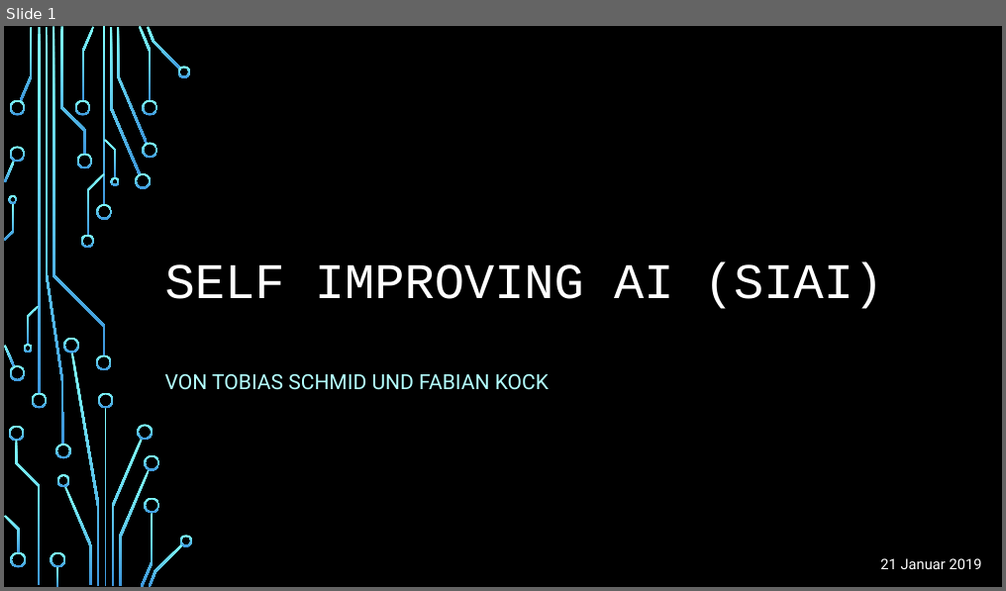
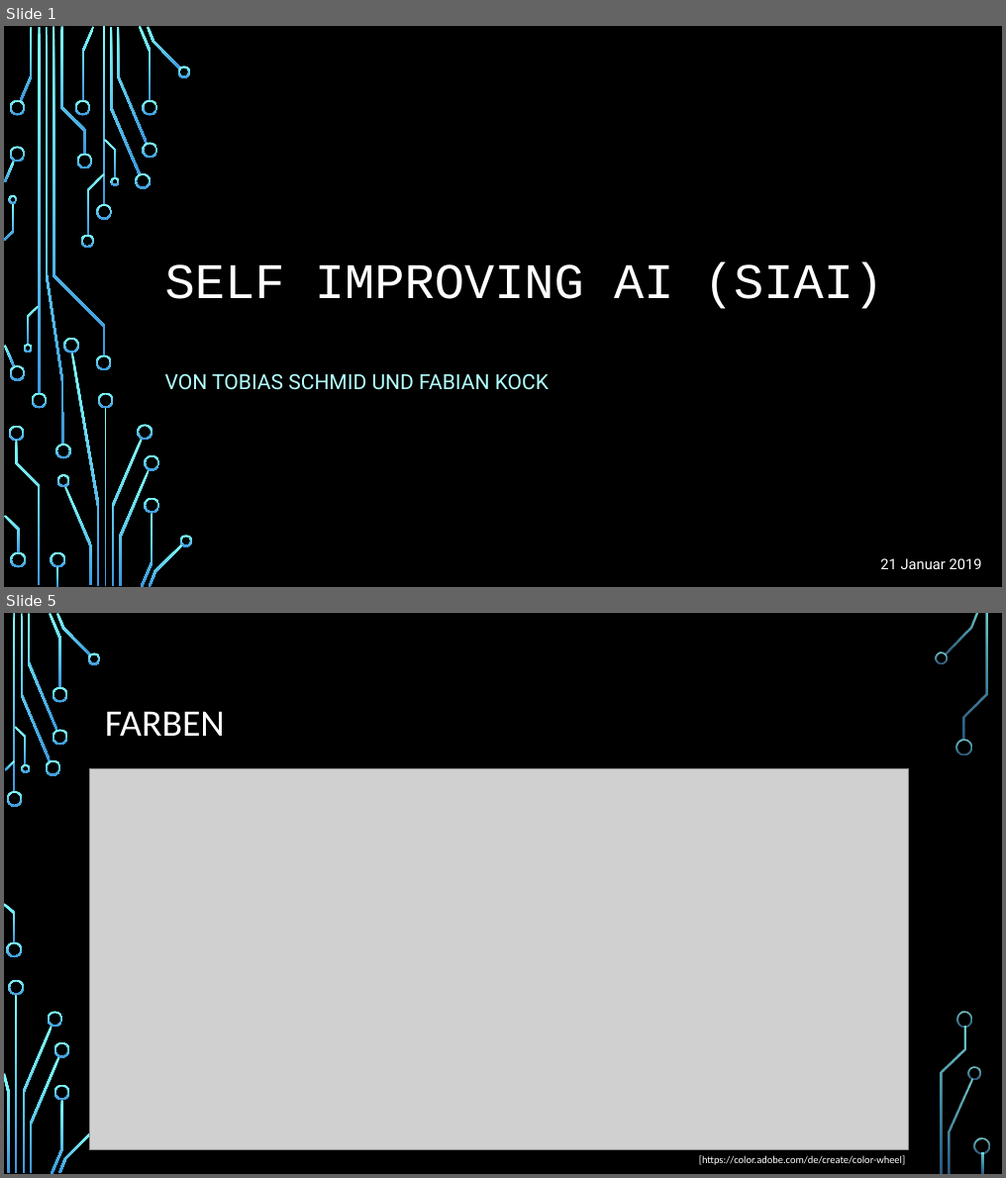
Before and after one commit to fabiankock/SiAI, a slide deck: Präsentationen/Finale_präsentation/siai_endpräsentation.pptx. Shown one above the other, each under a label of ours: slide 1 before the commit, slides 1 and 5 after it; the slides between them are not shown. The pictures are 1006x591 and 1006x1178 pixels, drawn with LibreOffice and Linux fonts; fonts in the diff are those of the drawing; grey boxes stand for pictures; background and template pictures are left out. Boxes give left, top, right and bottom in pixels: in the first picture for what was removed or moved away, otherwise in the second. Text is boxed around its words. In the diff, an @@ line names an element or a change of style, - is before the commit and + after.

```diff
--- a/Präsentationen/Finale_präsentation/siai_endpräsentation.pptx
+++ b/Präsentationen/Finale_präsentation/siai_endpräsentation.pptx
@@ slide 5 added at [4,613,1002,1174], background picture (left out) @@
@@ title added at [105,711,225,736], 36 pt, text #FFFFFF @@
+FARBEN
@@ picture added at [90,768,909,1150] @@
@@ text added at [699,1156,905,1165], 10 pt, text #FFFFFF @@
+[https://color.adobe.com/de/create/color-wheel]
@@ group added at [4,613,990,1174]: 33 freeform shapes, 3 rectangles @@
```
Also in this commit, not shown: 1 slide changed, 3 other slides added, 3 other files.
